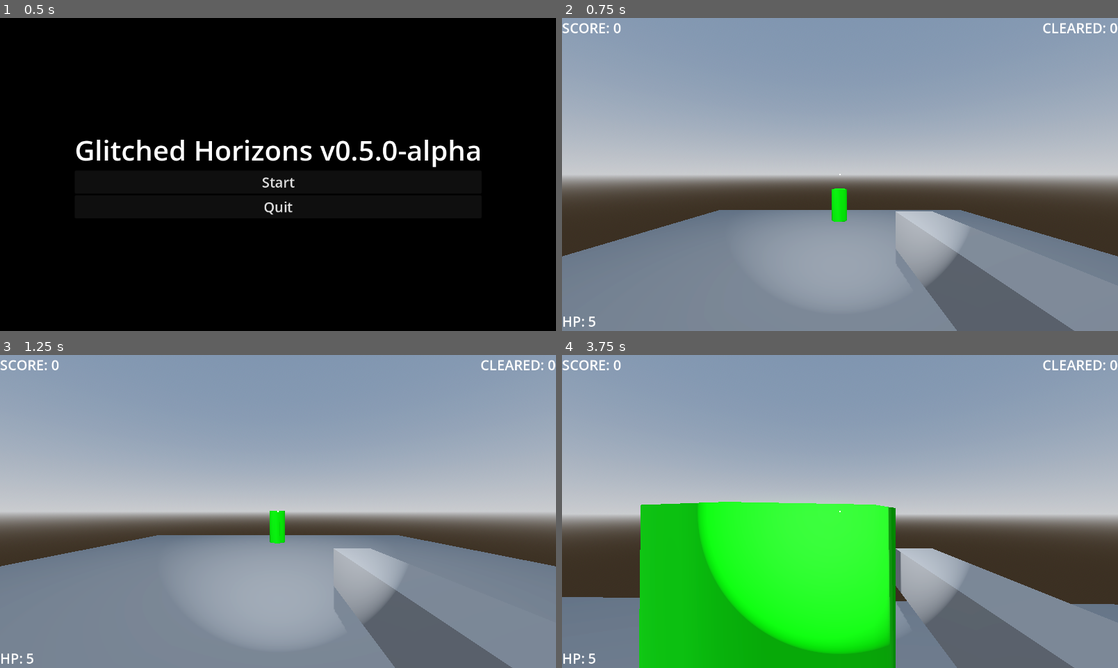
Above: before the commit, frames 1-4 (two rows, left to right).
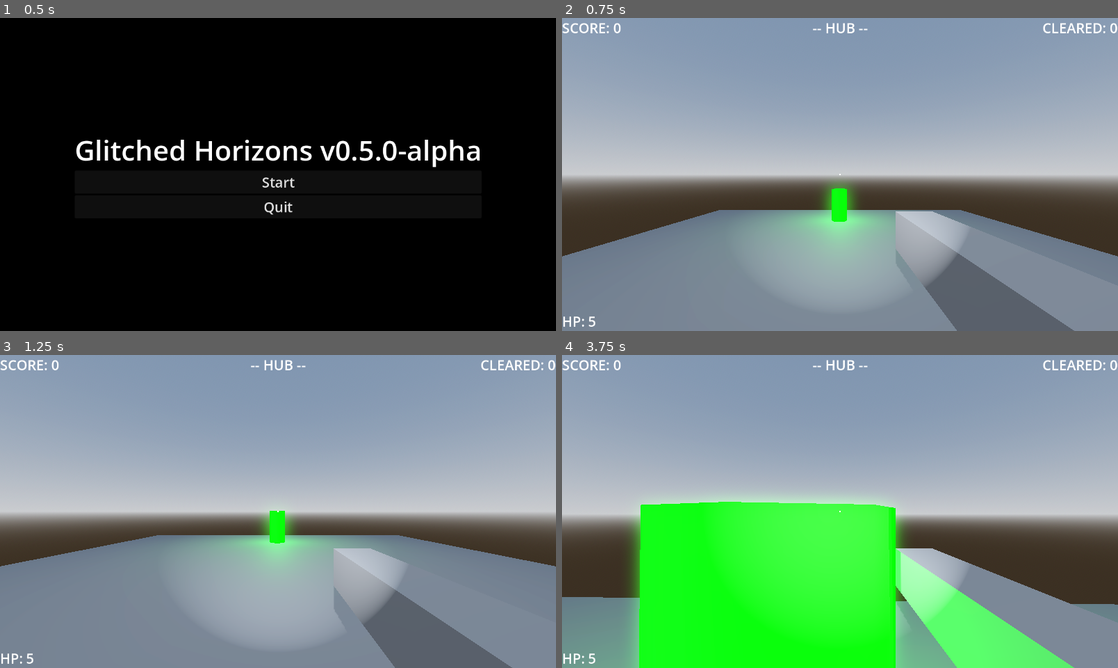
Above: after the commit, the same moments.

Repository: EnderiousGaming/R0-0TRoguelike
Game: Godot game, scene res://scenes/main_menu.tscn
The game is run twice, just before and just after one commit, with the same random seed, the same clock (stepped at 60 frames per second) and the same inputs.
Inputs (mouse positions are in pixels of both pictures, inside the frame that each line leads up to):
- Up to frame 1 (0.5 s): no input
- Up to frame 2 (0.75 s): click "Start" at 0.5 s
- Up to frame 3 (1.25 s): no input
- Up to frame 4 (3.75 s): tap Enter (ui_accept) at 1.25, 1.52, 2.27 s; move the mouse to (867, 511) at 1.27 s; press the mouse at (867, 511) at 1.28 s; hold Up (ui_up) from 1.28 s (still down); move the mouse to (812, 511) at 2.02 s; release the mouse at (812, 511) at 2.03 s; click (812, 511) at 2.1 s; move the mouse to (851, 505) at 2.77 s; press the mouse at (851, 505) at 2.78 s; move the mouse to (834, 517) at 3.52 s; release the mouse at (834, 517) at 3.53 s; click (834, 517) at 3.6 s

Frame 1 is identical in both runs. In frame 2, 2.7% of the frame differs, in the area x 37-60%, y 1-77%; in frame 3, 2.2%; in frame 4, 20%, in the area x 0-93%, y 1-100%.

Commit message:
Made area clear message disappear after a few seconds, made the uplink glow, made the laser beam glow, and added stage tracker

Diff:
--- a/scenes/player.tscn
+++ b/scenes/player.tscn
@@ -45,6 +45,10 @@
 transform = Transform3D(1, 0, 0, 0, 1, 0, 0, 0, 1, 0, 0, -0.5)
 cast_shadow = 0
 mesh = SubResource("BoxMesh_g2els")
+
+[node name="OmniLight3D" type="OmniLight3D" parent="Head/Camera3D/BlasterMesh/LaserPivot/LaserBeam" unique_id=1418915703]
+light_color = Color(0, 1, 0, 1)
+light_energy = 1.5
 
 [node name="RayCast3D" type="RayCast3D" parent="Head/Camera3D" unique_id=1732086380]
 target_position = Vector3(0, 0, -50)
@@ -159,5 +163,15 @@
 grow_vertical = 2
 theme_override_font_sizes/font_size = 64
 
+[node name="StageDisplay" type="Label" parent="HUD" unique_id=1897979022]
+anchors_preset = 5
+anchor_left = 0.5
+anchor_right = 0.5
+offset_left = -20.0
+offset_right = 20.0
+offset_bottom = 23.0
+grow_horizontal = 2
+theme_override_font_sizes/font_size = 32
+
 [connection signal="pressed" from="HUD/PauseMenu/VBoxContainer/ResumeButton" to="." method="_on_resume_button_pressed"]
 [connection signal="pressed" from="HUD/PauseMenu/VBoxContainer/QuitButton" to="." method="_on_quit_button_pressed"]
--- a/scenes/portal.tscn
+++ b/scenes/portal.tscn
@@ -4,6 +4,9 @@
 
 [sub_resource type="StandardMaterial3D" id="StandardMaterial3D_w6xti"]
 albedo_color = Color(0, 1, 0, 1)
+emission_enabled = true
+emission = Color(0, 1, 0, 1)
+emission_energy_multiplier = 2.5
 
 [sub_resource type="CylinderShape3D" id="CylinderShape3D_7wvbm"]
 
@@ -16,4 +19,10 @@
 [node name="CollisionShape3D" type="CollisionShape3D" parent="." unique_id=1591606741]
 shape = SubResource("CylinderShape3D_7wvbm")
 
+[node name="OmniLight3D" type="OmniLight3D" parent="." unique_id=1682004114]
+transform = Transform3D(1, 0, 0, 0, 1, 0, 0, 0, 1, 0, 0.324391, 0)
+light_color = Color(0, 1, 0, 1)
+light_energy = 3.0
+omni_range = 10.0
+
 [connection signal="body_entered" from="." to="." method="_on_body_entered"]
--- a/scripts/player.gd
+++ b/scripts/player.gd
@@ -6,6 +6,7 @@
 var gravity = ProjectSettings.get_setting("physics/3d/default_gravity")
 
 # --- UI REFERENCES ---
+@onready var stage_display = $HUD/StageDisplay
 @onready var announcement_label = $HUD/AnnouncementLabel
 @onready var kills_display = $HUD/KillsDisplay
 @onready var score_display = $HUD/ScoreDisplay
@@ -146,7 +147,16 @@
 func _process(_delta):
 	score_display.text = "SCORE: " + str(RunManager.score)
 	kills_display.text = "CLEARED: " + str(RunManager.enemies_defeated_this_room)
-	health_display.text = "HP: " + str(RunManager.current_health)
+
+	# THE NEW STAGE TRACKER
+	if RunManager.current_stage == 0:
+		stage_display.text = "-- HUB --"
+	else:
+		stage_display.text = "STAGE: " + str(RunManager.current_stage) + " / 10"
 
 func announce(message: String):
 	announcement_label.text = message
+
+	# Wait 4 seconds, then erase the text
+	await get_tree().create_timer(4.0).timeout
+	announcement_label.text = ""
